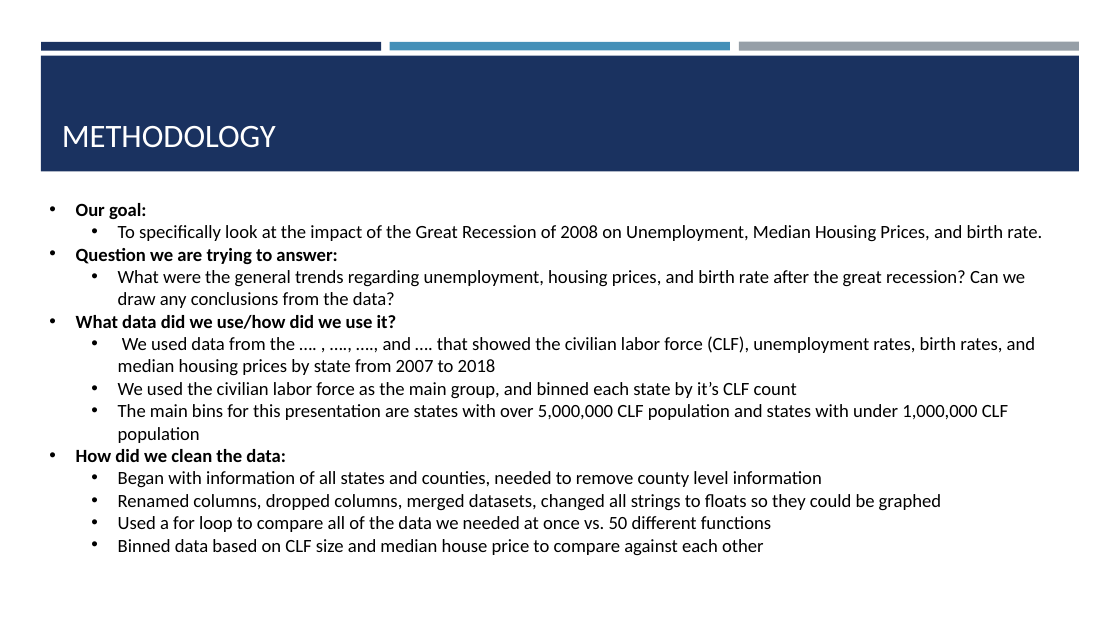
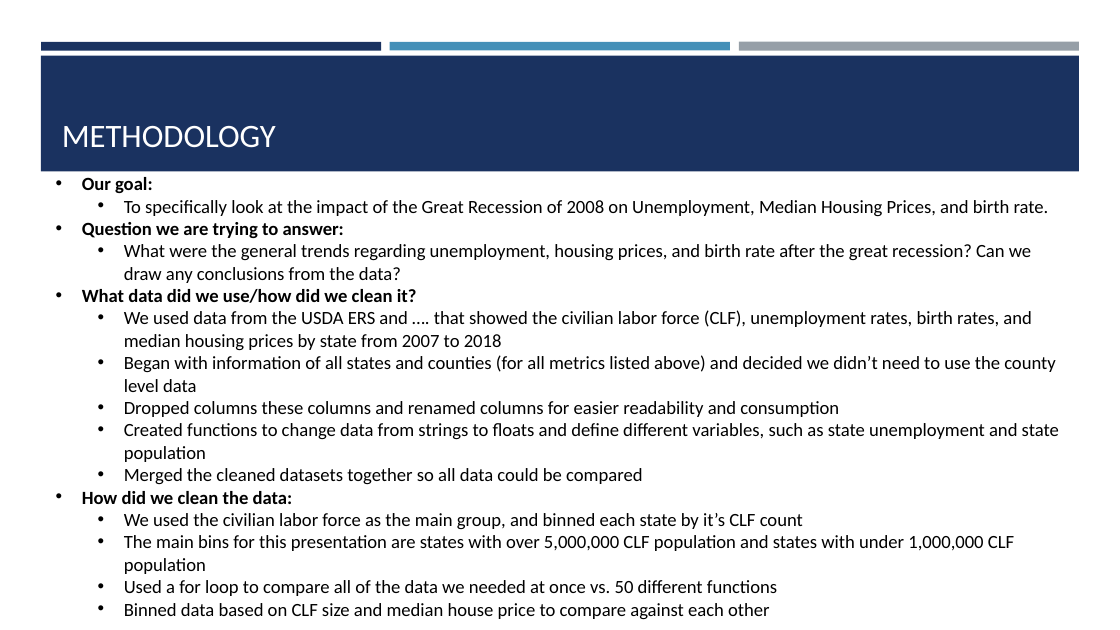
Before and after one commit to shawn-cavalieri/panic_at_the_desktop_project_1, a slide deck: slide 2 of Panic At The Desktop Project 1-.pptx. Drawn at 1120x630 pixels with LibreOffice and Linux fonts; fonts in the diff are those of the drawing. Boxes give left, top, right and bottom in pixels: in the first picture for what was removed or moved away, otherwise in the second. Text is boxed around its words. In the diff, an @@ line names an element or a change of style, - is before the commit and + after.

```diff
--- a/Panic At The Desktop Project 1-.pptx
+++ b/Panic At The Desktop Project 1-.pptx
@@ text "Our goal:": place and size @@
-text "Our goal:" at <box>76,203,1042,556</box>
+text "Our goal:" at <box>82,177,1059,620</box>
@@ text at <box>82,289,1059,504</box>: text changed @@
-• What data did we use/how did we use it?
-  • We used data from the …. , …., …., and …. that showed the civilian labor force (CLF), unemployment rates, birth rates, and median housing prices by state from 2007 to 2018
+• What data did we use/how did we clean it?
+  • We used data from the USDA ERS and …. that showed the civilian labor force (CLF), unemployment rates, birth rates, and median housing prices by state from 2007 to 2018
+  • Began with information of all states and counties (for all metrics listed above) and decided we didn’t need to use the county level data
+  • Dropped columns these columns and renamed columns for easier readability and consumption
+  • Created functions to change data from strings to floats and define different variables, such as state unemployment and state population
+  • Merged the cleaned datasets together so all data could be compared
+• How did we clean the data:
@@ text at <box>76,449,941,511</box>: paragraphs removed @@
-• How did we clean the data:
-  • Began with information of all states and counties, needed to remove county level information
-  • Renamed columns, dropped columns, merged datasets, changed all strings to floats so they could be graphed
```
Also in this commit, not shown: 8 other slides changed, 1 slide added, 1 slide removed.
